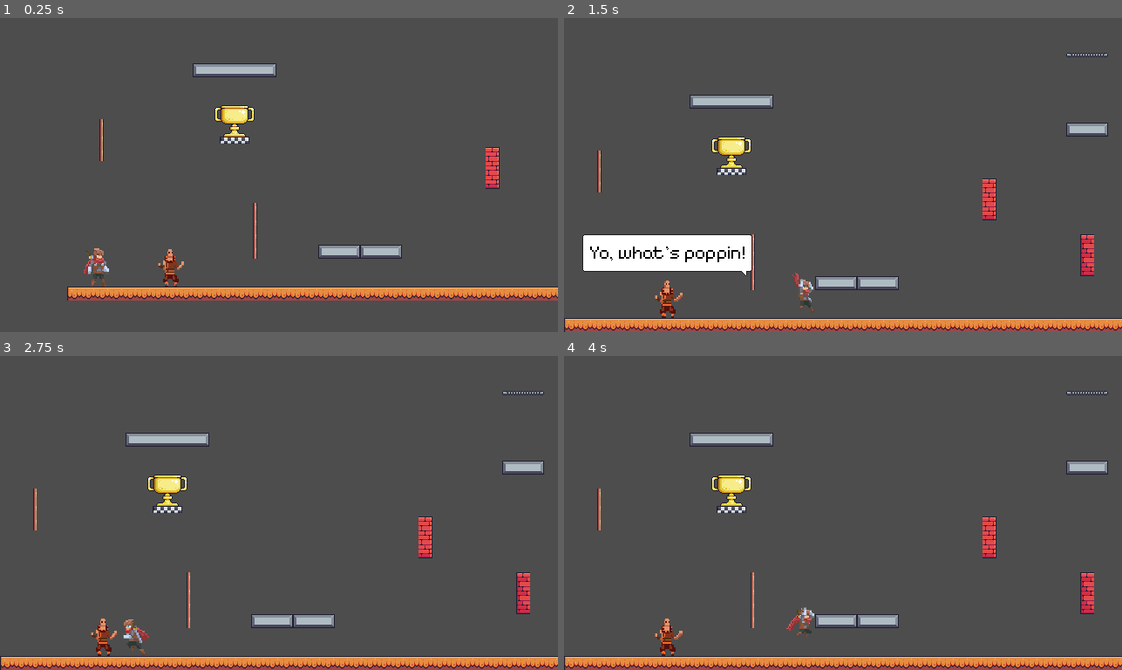
Above: before the commit, frames 1-4 (two rows, left to right).
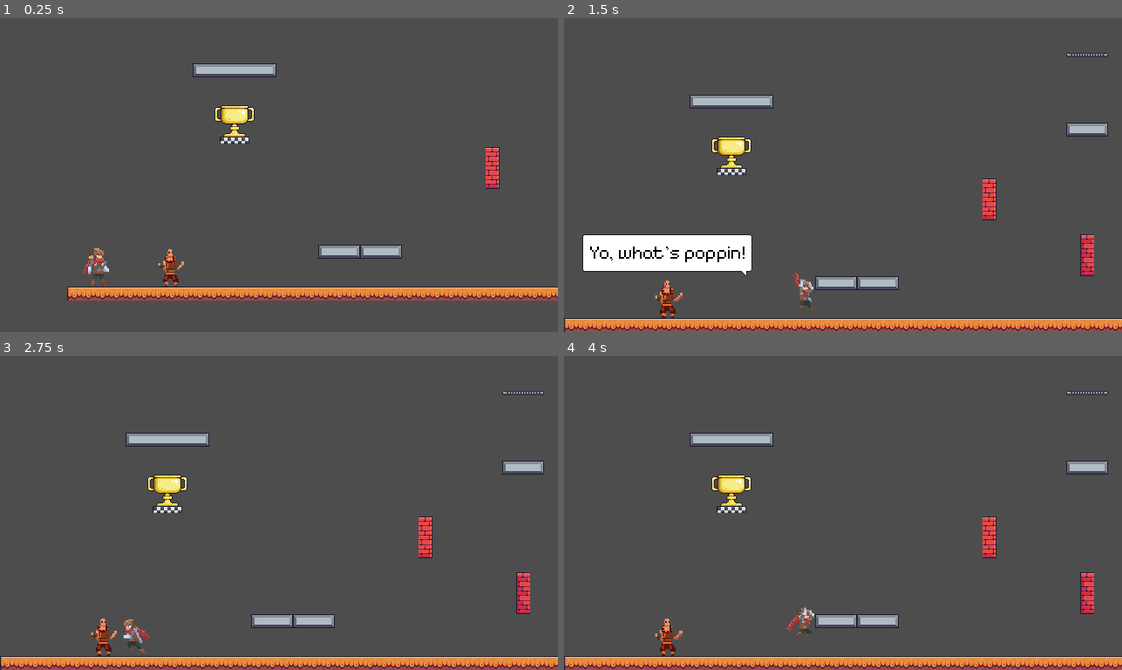
Above: after the commit, the same moments.

Repository: DeVelox/Niro
Game: Godot game, scene res://main.tscn
The game is run twice, just before and just after one commit, with the same random seed, the same clock (stepped at 60 frames per second) and the same inputs.
Inputs:
- Up to frame 1 (0.25 s): no input
- Up to frame 2 (1.5 s): hold D (right) from 0.53 s (still down); tap Shift (dash) at 0.6 s; tap Space (jump) at 0.77 s; tap F (interact) at 1.35 s
- Up to frame 3 (2.75 s): tap Space (jump) at 1.52 s; release D (right) at 2.03 s; hold A (left) from 2.03 s (still down); tap Shift (dash) at 2.1 s
- Up to frame 4 (4 s): release A (left) at 2.78 s; hold D (right) from 2.78 s (still down); tap F (interact) at 2.85 s; tap Space (jump) at 3.02, 3.77 s; tap Shift (dash) at 3.6 s

The runs differ from the first frame. In frame 1, 0.2% of the frame differs, in the area x 17-47%, y 32-77%; in frame 2, 0.2%; in frame 3, 0.2%; in frame 4, 0.2%.

Commit message:
Remove rope prefab from tilemap

Diff:
--- a/prefabs/tilemap.tscn
+++ b/prefabs/tilemap.tscn
@@ -1,8 +1,7 @@
-[gd_scene load_steps=10 format=3 uid="uid://bb44qdp7l5m62"]
+[gd_scene load_steps=9 format=3 uid="uid://bb44qdp7l5m62"]
 
 [ext_resource type="Texture2D" uid="uid://dpcxojfu8adc6" path="res://temp/terrain/Terrain (16x16).png" id="1_0j80b"]
 [ext_resource type="PackedScene" uid="uid://dlklgdcq4kqso" path="res://prefabs/crumble.tscn" id="2_1n421"]
-[ext_resource type="PackedScene" uid="uid://lnpjdxepd4ie" path="res://prefabs/rope_climb.tscn" id="3_vgvqj"]
 [ext_resource type="PackedScene" uid="uid://dp1stkmcgwbsy" path="res://prefabs/fade_out.tscn" id="4_gbmcw"]
 [ext_resource type="Texture2D" uid="uid://kvn6l81uo2s2" path="res://assets/Tileset_v1.png" id="5_dv1wt"]
 
@@ -587,7 +586,6 @@
 [sub_resource type="TileSetScenesCollectionSource" id="TileSetScenesCollectionSource_5n8h1"]
 resource_name = "Prefabs"
 scenes/1/scene = ExtResource("2_1n421")
-scenes/2/scene = ExtResource("3_vgvqj")
 scenes/3/scene = ExtResource("4_gbmcw")
 
 [sub_resource type="TileSetAtlasSource" id="TileSetAtlasSource_bxd8i"]
